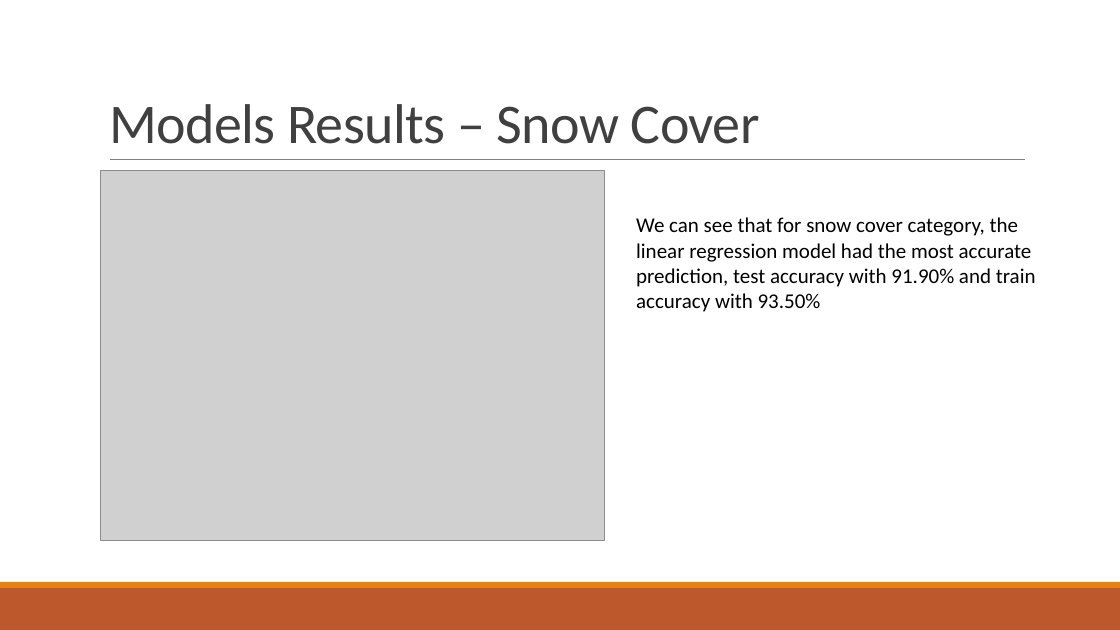
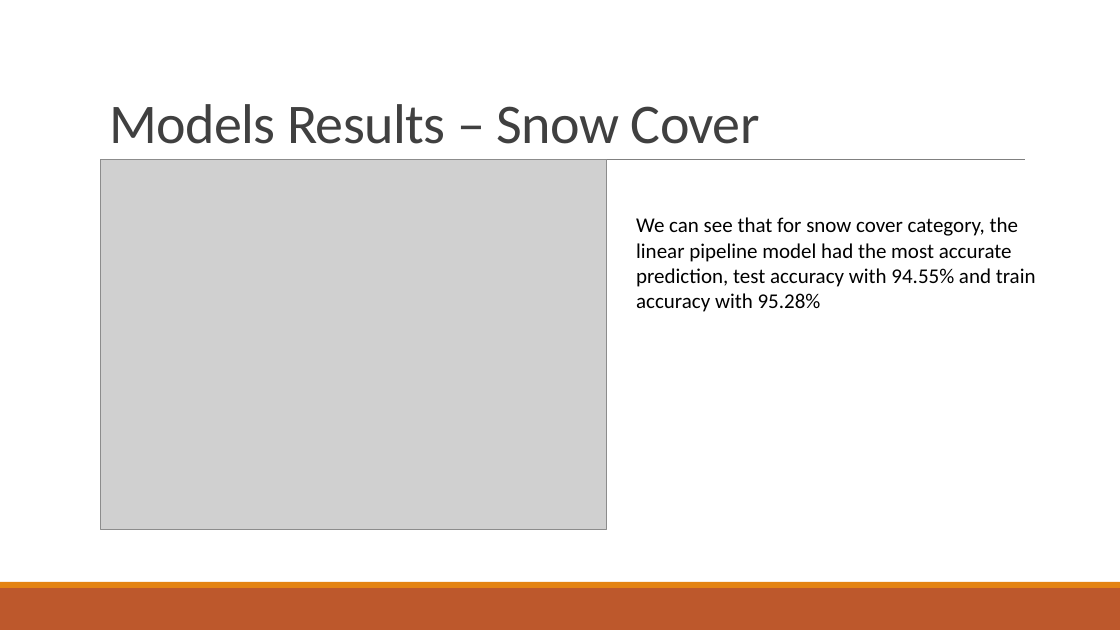
Before and after one commit to idanhoro/NASA-Heat-Maps-Prediction, a slide deck: slide 24 of Heat_Maps_presention.pptx. Drawn at 1120x630 pixels with LibreOffice and Linux fonts; fonts in the diff are those of the drawing; grey boxes stand for pictures. Boxes give left, top, right and bottom in pixels: in the first picture for what was removed or moved away, otherwise in the second. Text is boxed around its words. In the diff, an @@ line names an element or a change of style, - is before the commit and + after.

```diff
--- a/Heat_Maps_presention.pptx
+++ b/Heat_Maps_presention.pptx
@@ picture: place and size @@
-picture at [101, 171, 605, 540]
+picture at [101, 160, 607, 529]
@@ text at [636, 217, 1036, 312]: text changed @@
-We can see that for snow cover category, the linear regression model had the most accurate prediction, test accuracy with 91.90% and train accuracy with 93.50%
+We can see that for snow cover category, the linear pipeline model had the most accurate prediction, test accuracy with 94.55% and train accuracy with 95.28%
```
Also in this commit, not shown: 6 other slides changed, 13 other files.
